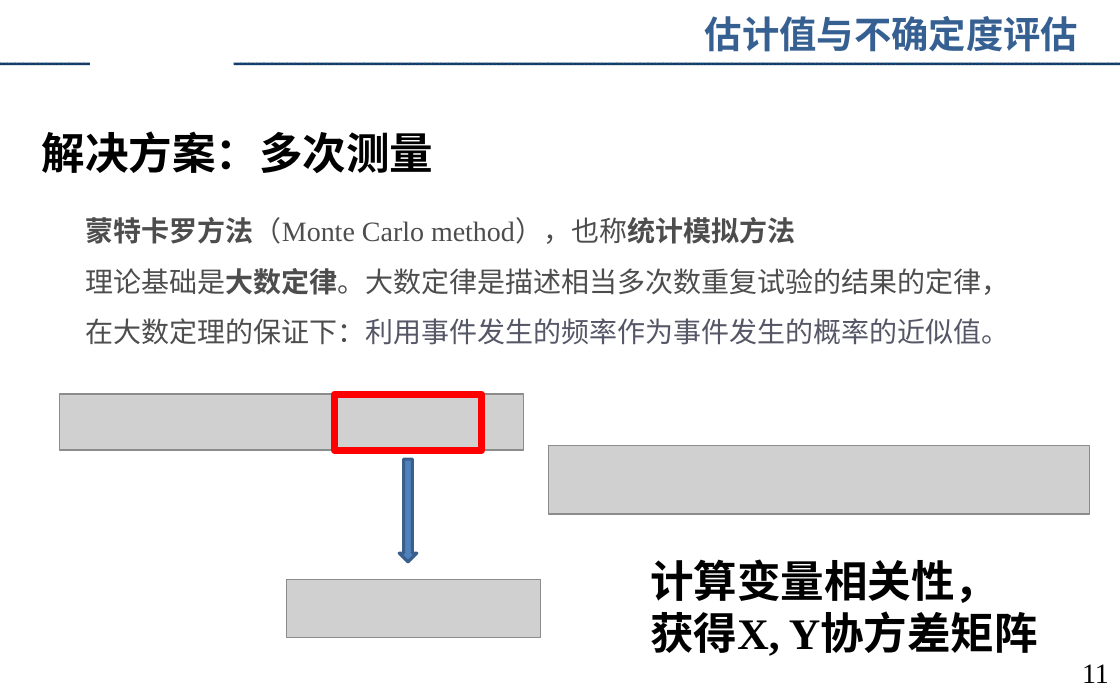
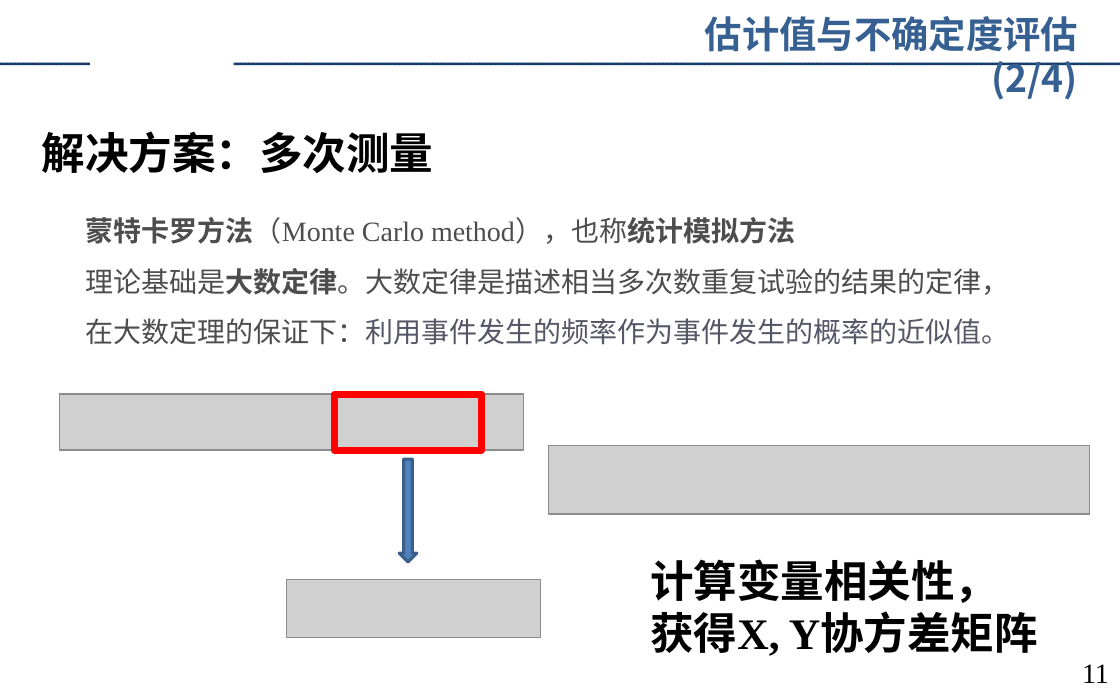
Before and after one commit to augusto-13/ErrorTheory_discussion_ppt, a slide deck: slide 11 of 2023-4-9.pptx. Drawn at 1120x700 pixels with LibreOffice and Linux fonts; fonts in the diff are those of the drawing; grey boxes stand for pictures; background and template pictures are left out. Boxes give left, top, right and bottom in pixels: in the first picture for what was removed or moved away, otherwise in the second. Text is boxed around its words. In the diff, an @@ line names an element or a change of style, - is before the commit and + after.

```diff
--- a/2023-4-9.pptx
+++ b/2023-4-9.pptx
@@ text at bbox=[705, 16, 1078, 100]: text changed @@
-估计值与不确定度评估
+估计值与不确定度评估(2/4)
```
Also in this commit, not shown: 8 other slides changed.
